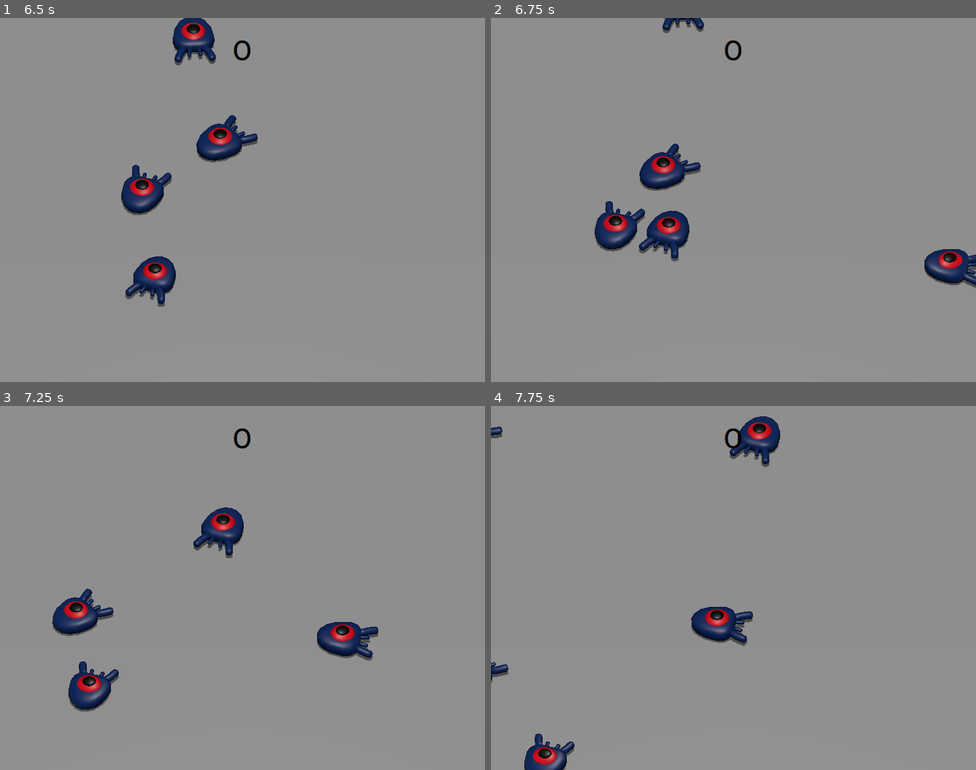
Above: before the commit, frames 1-4 (two rows, left to right).
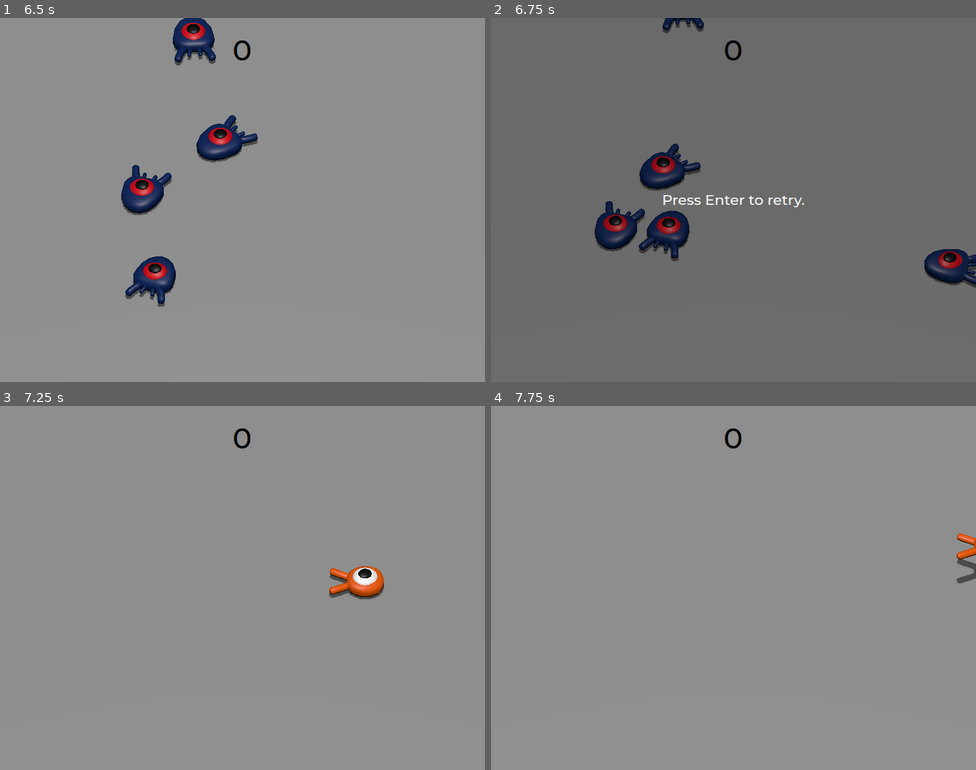
Above: after the commit, the same moments.

Repository: ParadoxV5/godot-first3D
Game: Godot game, scene res://main/main.tscn
Two runs of this game, one before a commit and one after it. Both use one fixed random seed, a clock stepped at 60 frames per second and the inputs below.
Inputs:
- Up to frame 1 (6.5 s): tap Enter (ui_accept) at 0.5, 1.35, 2.85, 4.35, 5.85 s; hold Enter (ui_accept) 0.53-1.28 s; hold Up (move_forward) 0.53-2.03 s; tap Space (jump) at 0.77, 1.52, 3.02, 3.77, 4.52, 6.02 s; hold Enter (ui_accept) 2.03-2.78 s; hold Left (move_left) 2.03-3.53 s; hold Down (move_back) 3.53-4.28 s; hold Enter (ui_accept) 3.53-4.28 s; hold Right (move_right) 4.28-5.03 s; hold Up (move_forward) 5.03-5.78 s; hold Enter (ui_accept) 5.03-5.78 s; hold Right (move_right) from 5.78 s (still down)
- Up to frame 2 (6.75 s): keep holding Right (move_right); hold Enter (ui_accept) from 6.53 s (still down)
- Up to frame 3 (7.25 s): keep holding Right (move_right); keep holding Enter (ui_accept); tap Space (jump) at 6.77 s
- Up to frame 4 (7.75 s): keep holding Right (move_right); release Enter (ui_accept) at 7.28 s; tap Enter (ui_accept) at 7.35 s; tap Space (jump) at 7.52 s

Frame 1 is identical in both runs. In frame 2, 97% of the frame differs, in the area x 0-100%, y 0-100%; in frame 3, 4.5%; in frame 4, 3.0%.

Commit message:
add Gameover and Retry

Diff:
--- a/main/main.gd
+++ b/main/main.gd
@@ -14,5 +14,12 @@
   )
   add_child(mob)
 
+# $UI/GameoverOverlay.visible => if game is over
+func _ready():
+  $UI/GameoverOverlay.hide()
 func _on_player_hit() -> void:
   $MobSpawnTimer.stop()
+  $UI/GameoverOverlay.show()
+func _unhandled_input(event):
+  if $UI/GameoverOverlay.visible and event.is_action_pressed(&"ui_accept"):
+    get_tree().reload_current_scene()
--- a/main/main.tscn
+++ b/main/main.tscn
@@ -79,5 +79,26 @@
 horizontal_alignment = 1
 script = ExtResource("5_q581c")
 
+[node name="GameoverOverlay" type="ColorRect" parent="UI"]
+layout_mode = 1
+anchors_preset = 15
+anchor_right = 1.0
+anchor_bottom = 1.0
+grow_horizontal = 2
+grow_vertical = 2
+color = Color(0, 0, 0, 0.25)
+
+[node name="RetryMessage" type="Label" parent="UI/GameoverOverlay"]
+layout_mode = 1
+anchors_preset = 15
+anchor_right = 1.0
+anchor_bottom = 1.0
+grow_horizontal = 2
+grow_vertical = 2
+theme_override_font_sizes/font_size = 32
+text = "Press Enter to retry."
+horizontal_alignment = 1
+vertical_alignment = 1
+
 [connection signal="hit" from="Player" to="." method="_on_player_hit"]
 [connection signal="timeout" from="MobSpawnTimer" to="." method="_on_mob_spawn_timer_timeout"]
